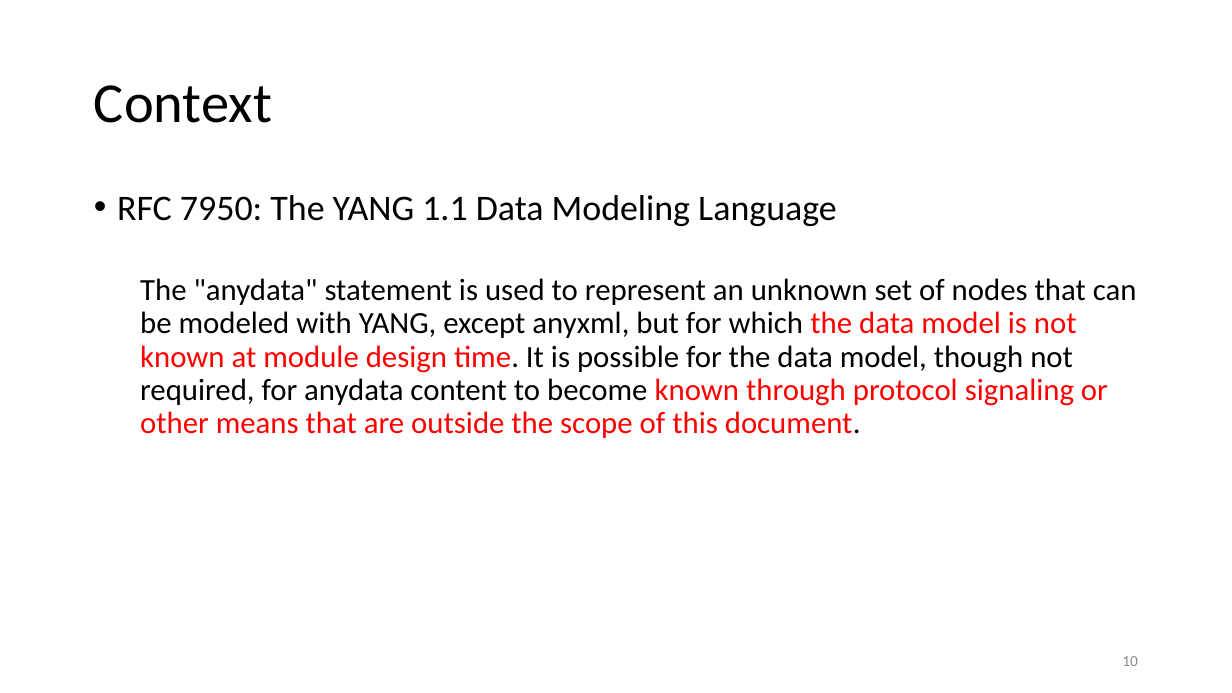
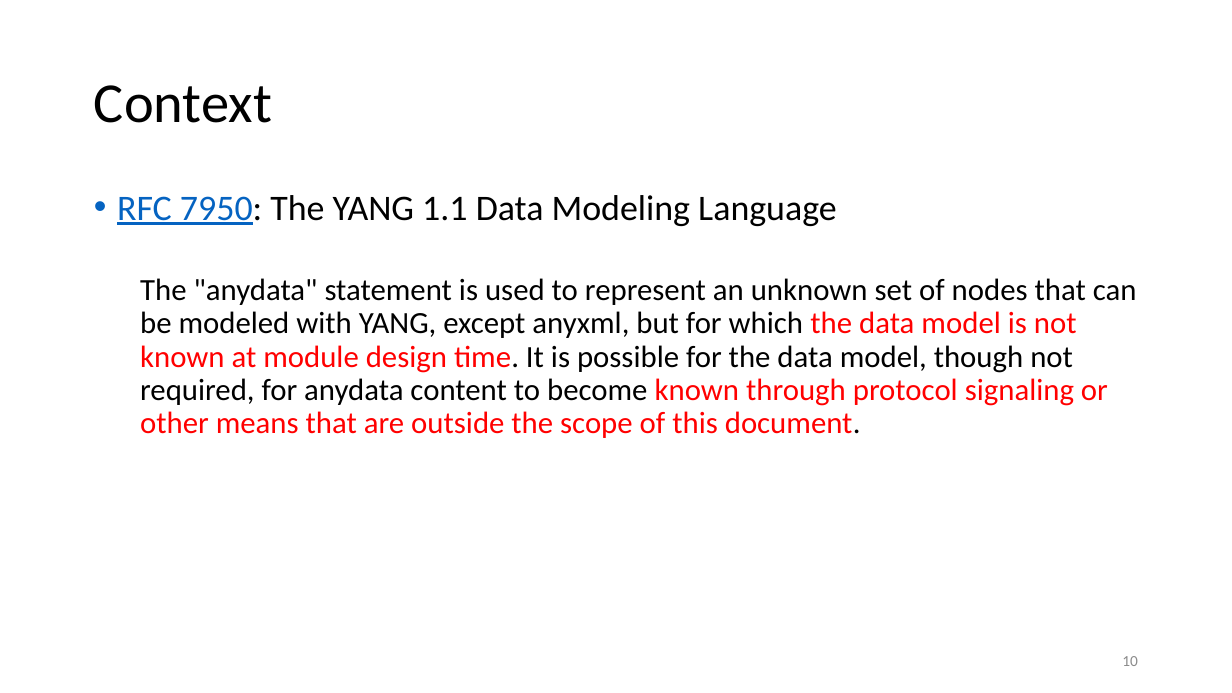
Before and after one commit to network-analytics/ietf-network-analytics-document-status, a slide deck: slide 10 of 124/NETMOD/draft-netana-nmop-yang-anydata-validation.pptx. Drawn at 1232x693 pixels with LibreOffice and Linux fonts; fonts in the diff are those of the drawing. Boxes give left, top, right and bottom in pixels: in the first picture for what was removed or moved away, otherwise in the second. Text is boxed around its words. In the diff, an @@ line names an element or a change of style, - is before the commit and + after.

```diff
--- a/124/NETMOD/draft-netana-nmop-yang-anydata-validation.pptx
+++ b/124/NETMOD/draft-netana-nmop-yang-anydata-validation.pptx
@@ text at [117, 195, 837, 226]: text colour #000000 to #0563C1, underline on in "RFC 7950:" @@
```
Also in this commit, not shown: 4 other slides changed, 1 other file.
